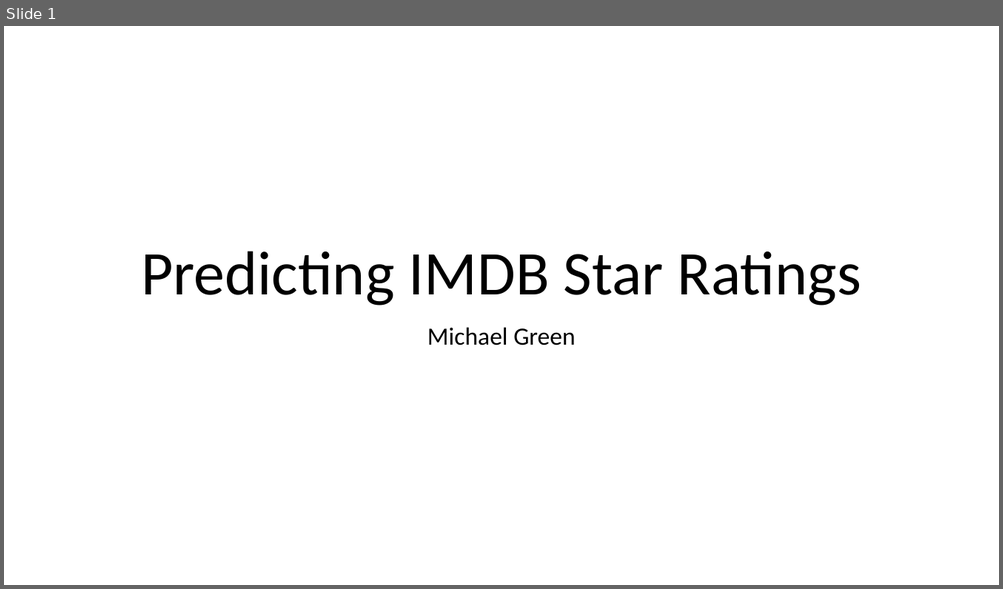
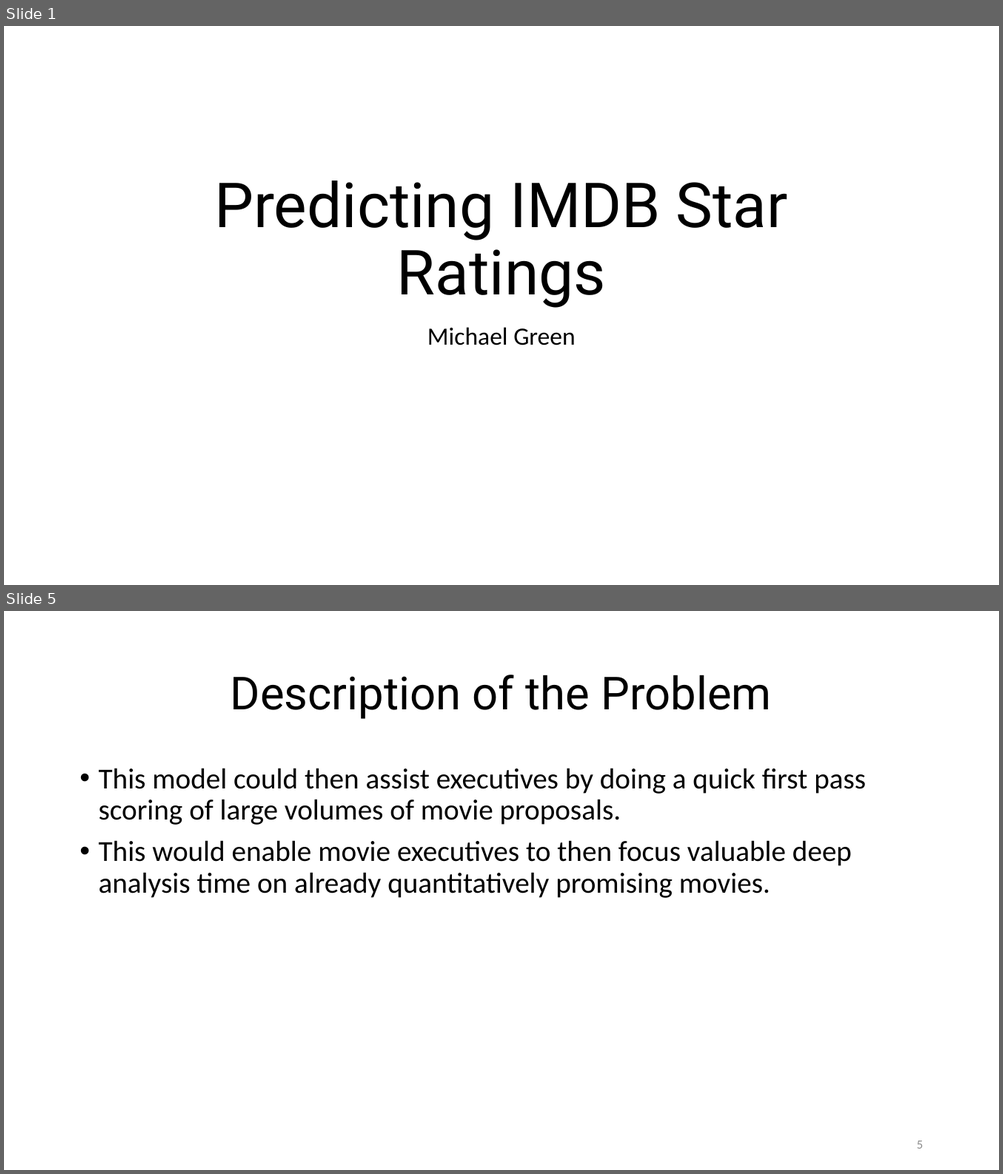
Before and after one commit to michael-a-green/Metis_Project2, a slide deck: Michael_Green_Metis_Project2.pptx. Shown one above the other, each under a label of ours: slide 1 before the commit, slides 1 and 5 after it; the slides between them are not shown. The pictures are 1003x589 and 1003x1174 pixels, drawn with LibreOffice and Linux fonts; fonts in the diff are those of the drawing. Boxes give left, top, right and bottom in pixels: in the first picture for what was removed or moved away, otherwise in the second. Text is boxed around its words. In the diff, an @@ line names an element or a change of style, - is before the commit and + after.

```diff
--- a/Michael_Green_Metis_Project2.pptx
+++ b/Michael_Green_Metis_Project2.pptx
@@ slide 5 added at [4, 611, 999, 1170], background #FFFFFF @@
@@ title added at [230, 675, 771, 719], 44 pt, text #000000 @@
+Description of the Problem
@@ text added at [99, 768, 865, 898], 28 pt, text #000000 @@
+• This model could then assist executives by doing a quick first pass scoring of large volumes of movie proposals.
+• This would enable movie executives to then focus valuable deep analysis time on already quantitatively promising movies.
@@ page number added at [916, 1141, 922, 1149], 12 pt, text #8C8C8C @@
+5
@@ slide 1 changed as well @@
@@ title "Predicting IMDB Star Ratings" at [214, 181, 788, 308]: font Calibri to Roboto @@
```
Also in this commit, not shown: 14 other slides added, 1 slide removed, 2 other files.
